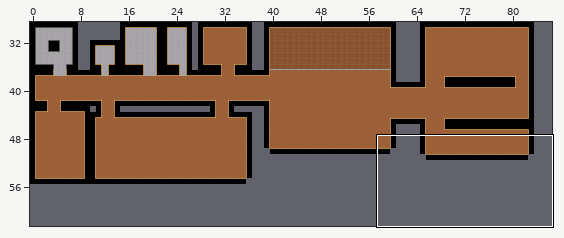
Level history. Tiled map: assets/maps/map.tmx. Above, an overview of the earlier version with the close-up marked.
Close-up. Before the commit:
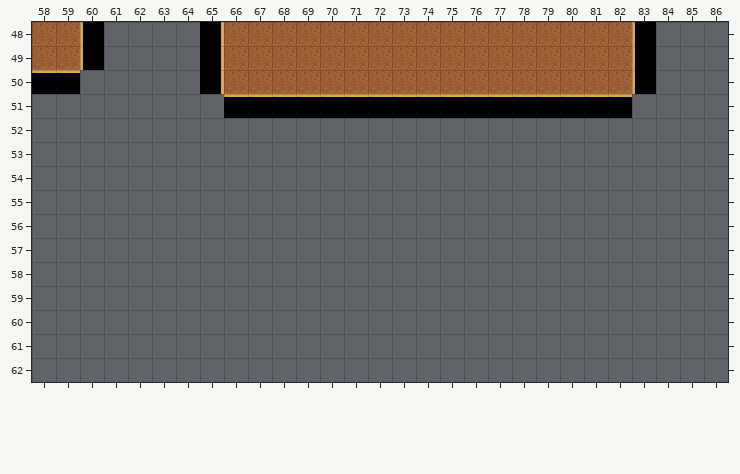
Cells are 32x32 px. Shown: x 58..86, y 48..62. The commit also changed other parts of the map, which this record leaves out.
After:
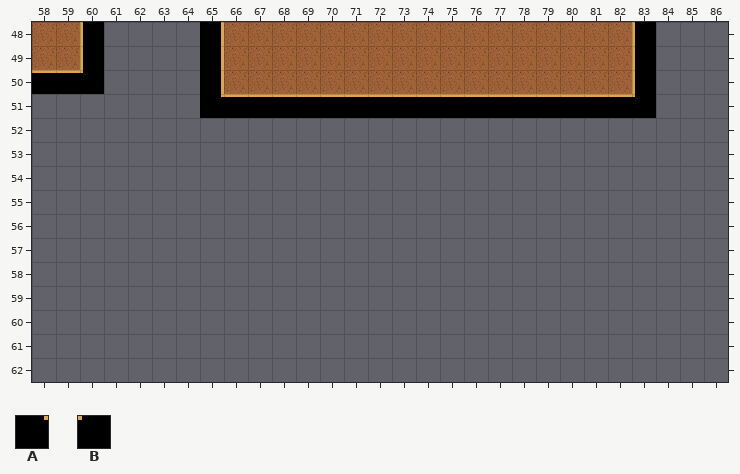
Key: from "Tileset HES-SO": A 10 turned 180, B 10 turned 90.
_ is an empty cell.
Edits made:
Layer "Ground":
y 50: x 60 _ -> B
y 51: x 65 _ -> A; x 83 _ -> B
Changed places in both close-ups, as pixel boxes (x1, y1, x2, y2):
added: (80, 70, 104, 94)
added: (200, 94, 224, 118)
added: (632, 94, 656, 118)
